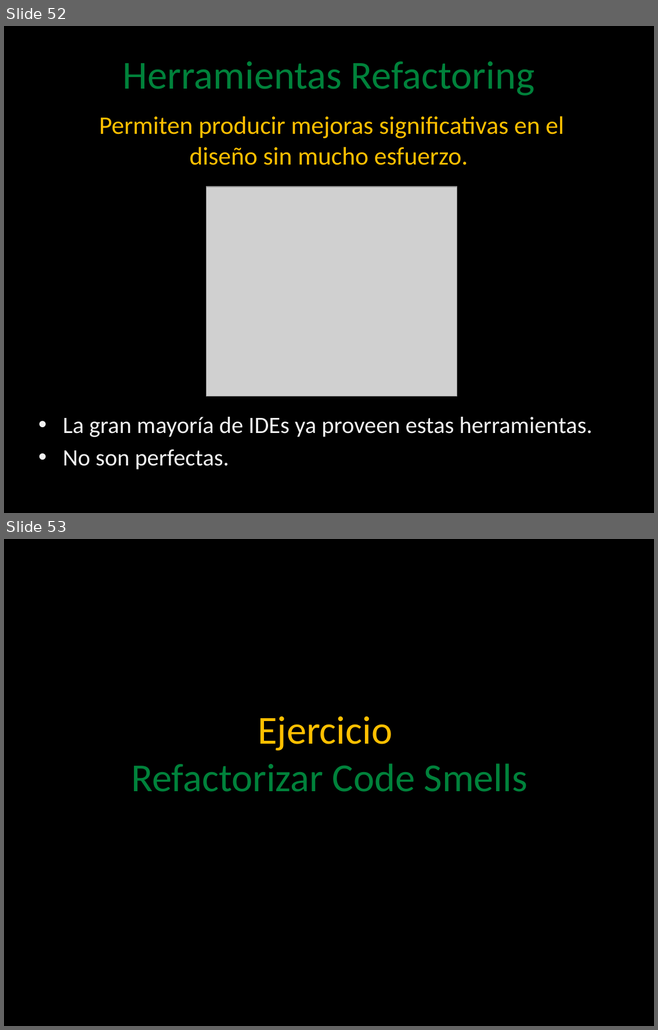
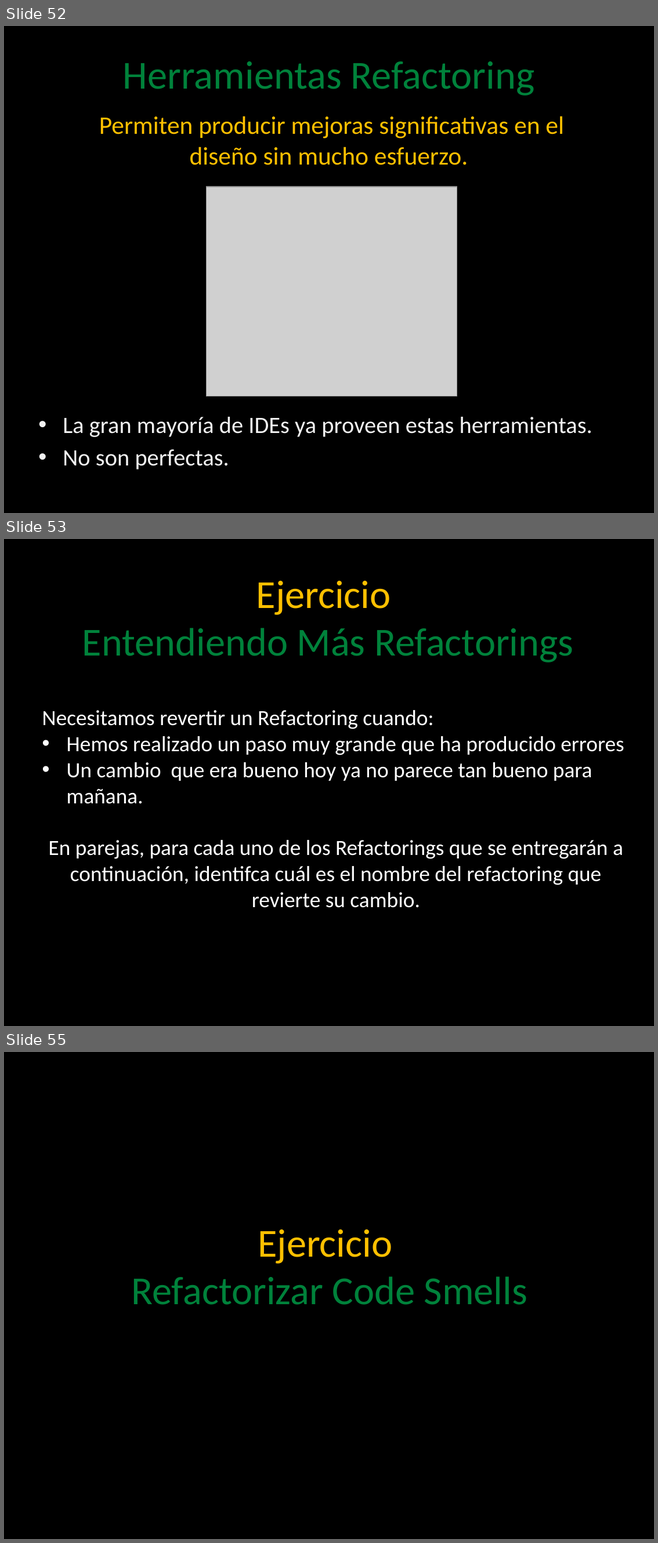
Before and after one commit to angelnunezsalazar/Code-Smells-and-Refactoring, a slide deck: Diapositivas/Code Smells and Refactoring.pptx. Shown one above the other, each under a label of ours: slides 52 and 53 before the commit, slides 52, 53 and 55 after it; the slides between them are not shown. The pictures are 658x1030 and 658x1543 pixels, drawn with LibreOffice and Linux fonts; fonts in the diff are those of the drawing; grey boxes stand for pictures; background and template pictures are left out. Boxes give left, top, right and bottom in pixels: in the first picture for what was removed or moved away, otherwise in the second. Text is boxed around its words. In the diff, an @@ line names an element or a change of style, - is before the commit and + after.

Commit message:
Ejercicios: - Refuctoring - Inverse Refactoring

```diff
--- a/Diapositivas/Code Smells and Refactoring.pptx
+++ b/Diapositivas/Code Smells and Refactoring.pptx
@@ slide 53 added at [4, 539, 654, 1026], background picture (left out) @@
@@ text added at [82, 581, 573, 663], 44 pt, text #00823B @@
+Ejercicio
+Entendiendo Más Refactorings
@@ text added at [42, 710, 623, 908], 24 pt, text #FFFFFF @@
+Necesitamos revertir un Refactoring cuando:
+• Hemos realizado un paso muy grande que ha producido errores
+• Un cambio que era bueno hoy ya no parece tan bueno para mañana.
+En parejas, para cada uno de los Refactorings que se entregarán a continuación, identifca cuál es el nombre del refactoring que revierte su cambio.
@@ what was slide 53 is now slide 55 @@
```
Also in this commit, not shown: 2 other slides added, 1 slide removed, 9 other files.
